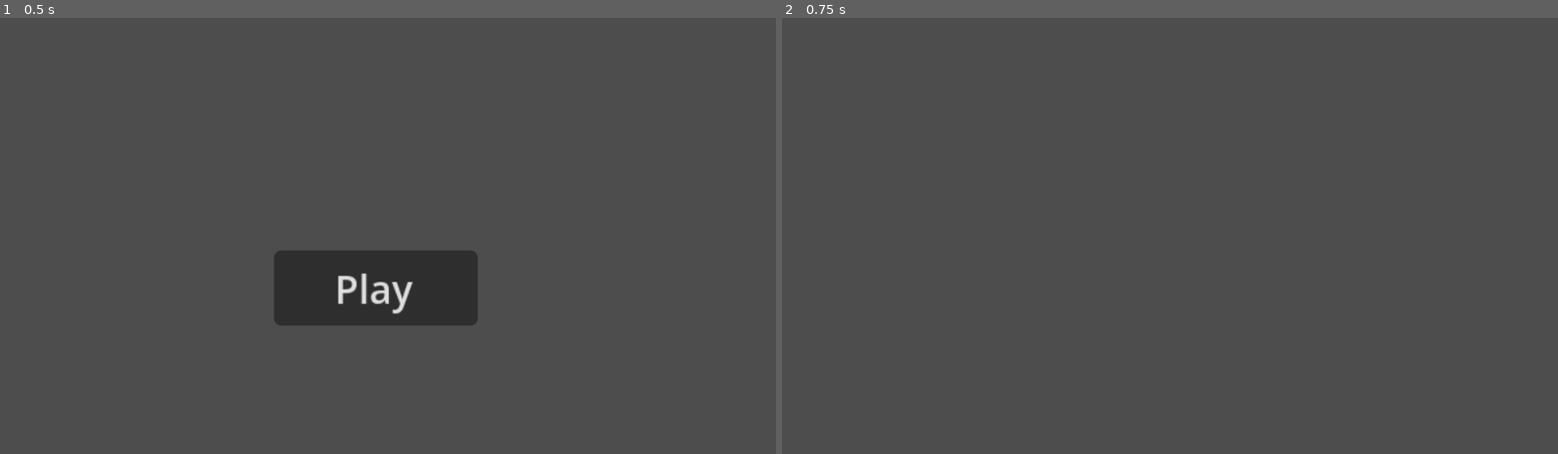
Above: before the commit, frames 1-2 (left to right).
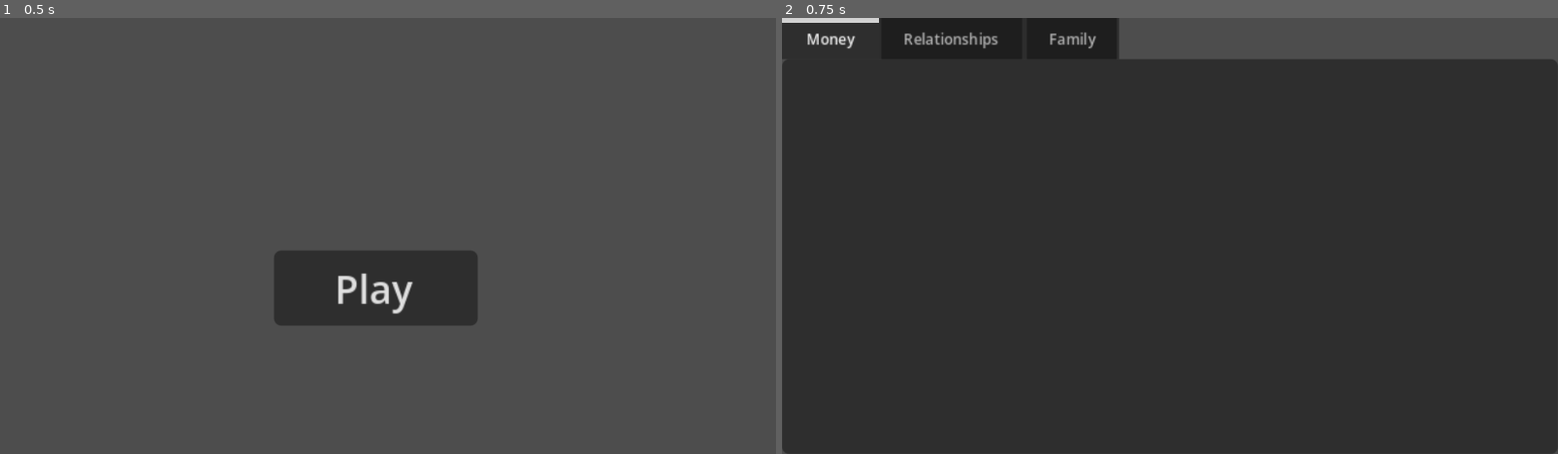
Above: after the commit, the same moments.

Repository: ObedH/the-american-dream
Game: Godot game, scene res://scenes/main/main.tscn
Two runs of this game, one before a commit and one after it. Both use one fixed random seed, a clock stepped at 60 frames per second and the inputs below.
Inputs:
- Up to frame 1 (0.5 s): no input
- Up to frame 2 (0.75 s): click "Play" at 0.5 s

Frame 1 is identical in both runs. In frame 2, 94% of the frame differs, in the area x 0-100%, y 0-100%.

Commit message:
Set up wakatime and the top level ui

Diff:
--- a/project.godot
+++ b/project.godot
@@ -25,6 +25,10 @@
 window/stretch/aspect="expand"
 window/stretch/scale_mode="integer"
 
+[editor_plugins]
+
+enabled=PackedStringArray("res://addons/godot_super-wakatime/plugin.cfg")
+
 [physics]
 
 3d/physics_engine="Jolt Physics"
--- /dev/null
+++ b/scenes/family/family.tscn
@@ -0,0 +1,7 @@
+[gd_scene format=3 uid="uid://cdycdaokv1hsv"]
+
+[node name="Family" type="Control" unique_id=1617049175]
+visible = false
+layout_mode = 3
+anchors_preset = 0
+metadata/_tab_index = 2
--- /dev/null
+++ b/scenes/money/money.tscn
@@ -0,0 +1,6 @@
+[gd_scene format=3 uid="uid://cegujtpayijih"]
+
+[node name="Money" type="Control" unique_id=86739329]
+layout_mode = 3
+anchors_preset = 0
+metadata/_tab_index = 0
--- a/scenes/play/play.tscn
+++ b/scenes/play/play.tscn
@@ -1,6 +1,10 @@
 [gd_scene format=3 uid="uid://b5j88yor1x5tn"]
 
+[ext_resource type="Theme" uid="uid://cpnk7xou0ltke" path="res://ui/themes/main_theme/main_theme.tres" id="1_3t680"]
 [ext_resource type="Script" uid="uid://bef06xhaog32i" path="res://scenes/play/play.gd" id="1_u5o7e"]
+[ext_resource type="PackedScene" uid="uid://cegujtpayijih" path="res://scenes/money/money.tscn" id="3_fxwjs"]
+[ext_resource type="PackedScene" uid="uid://dhp2qjx77v7k7" path="res://scenes/relationships/relationships.tscn" id="4_kpfyx"]
+[ext_resource type="PackedScene" uid="uid://cdycdaokv1hsv" path="res://scenes/family/family.tscn" id="5_tdyfg"]
 
 [node name="Play" type="Control" unique_id=1391722839]
 layout_mode = 3
@@ -9,4 +13,24 @@
 anchor_bottom = 1.0
 grow_horizontal = 2
 grow_vertical = 2
+theme = ExtResource("1_3t680")
 script = ExtResource("1_u5o7e")
+
+[node name="TabContainer" type="TabContainer" parent="." unique_id=1509184987]
+layout_mode = 1
+anchors_preset = 15
+anchor_right = 1.0
+anchor_bottom = 1.0
+grow_horizontal = 2
+grow_vertical = 2
+current_tab = 0
+
+[node name="Money" parent="TabContainer" unique_id=86739329 instance=ExtResource("3_fxwjs")]
+layout_mode = 2
+
+[node name="Relationships" parent="TabContainer" unique_id=1759055338 instance=ExtResource("4_kpfyx")]
+visible = false
+layout_mode = 2
+
+[node name="Family" parent="TabContainer" unique_id=1617049175 instance=ExtResource("5_tdyfg")]
+layout_mode = 2
--- /dev/null
+++ b/scenes/relationships/relationships.tscn
@@ -0,0 +1,6 @@
+[gd_scene format=3 uid="uid://dhp2qjx77v7k7"]
+
+[node name="Relationships" type="Control" unique_id=1759055338]
+layout_mode = 3
+anchors_preset = 0
+metadata/_tab_index = 1
--- /dev/null
+++ b/ui/themes/main_theme/main_theme.tres
@@ -0,0 +1,6 @@
+[gd_resource type="Theme" format=3 uid="uid://cpnk7xou0ltke"]
+
+[resource]
+TabContainer/constants/side_margin = 0
+TabContainer/constants/tab_separation = 0
+TabContainer/font_sizes/font_size = 6
Not shown, added: addons/godot_super-wakatime/api_key_prompt.tscn
Not shown, added: addons/godot_super-wakatime/counter.tscn
Not shown, added: addons/godot_super-wakatime/godot_super-wakatime.gd
Not shown, added: addons/godot_super-wakatime/godot_super-wakatime.gd.uid
Not shown, added: addons/godot_super-wakatime/plugin.cfg
Not shown, added: addons/godot_super-wakatime/utils.gd
Not shown, added: addons/godot_super-wakatime/utils.gd.uid
Binary file added: objects/dollar_cookie/dollar_cookie.aseprite
Binary file added: objects/dollar_cookie/dollar_cookie.png
Not shown, added: objects/dollar_cookie/dollar_cookie.png.import
Not shown, added: addons/godot_super-wakatime/LICENSE
Not shown, added: addons/godot_super-wakatime/README.md
